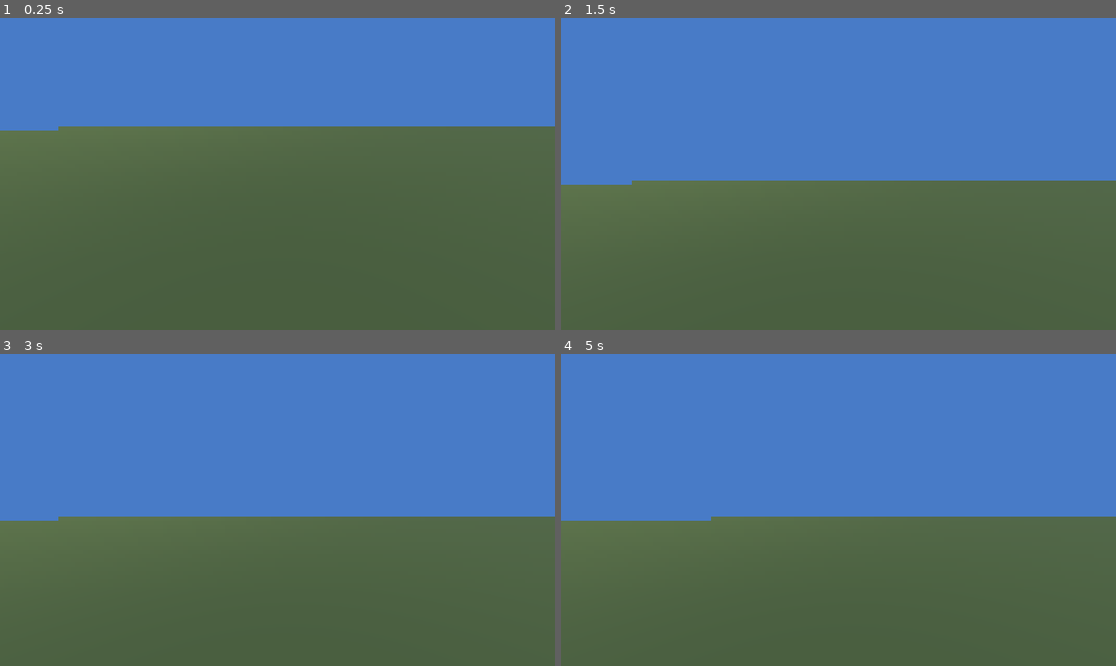
Above: before the commit, frames 1-4 (two rows, left to right).
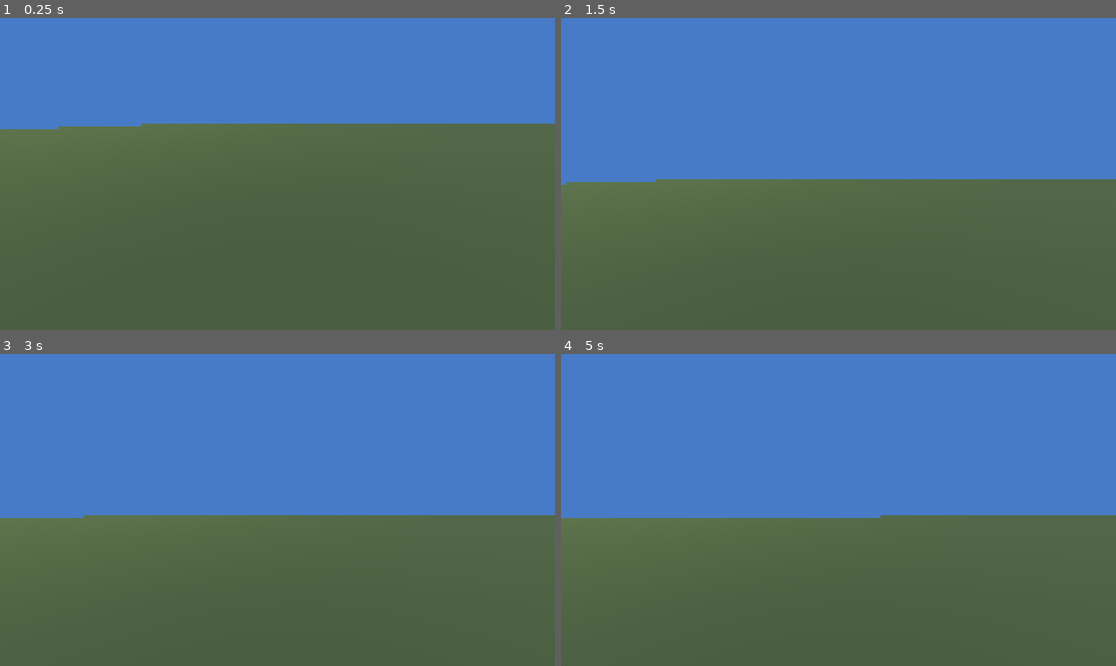
Above: after the commit, the same moments.

Repository: SorrenM/Git_Test
Game: Godot game, scene res://Main.tscn
The game is run twice, just before and just after one commit, with the same random seed, the same clock (stepped at 60 frames per second) and the same inputs.
Inputs:
- Up to frame 1 (0.25 s): no input
- Up to frame 2 (1.5 s): tap Enter (ui_accept) at 0.5, 0.77 s; hold Right (ui_right) 0.53-1.28 s; tap S (look_down) at 0.6 s; hold Down (ui_down) from 1.28 s (still down); tap W (look_up) at 1.35 s
- Up to frame 3 (3 s): tap Enter (ui_accept) at 1.52, 2 s; release Down (ui_down) at 2.03 s; hold Right (ui_right) 2.03-2.78 s; tap S (look_down) at 2.1 s; hold Up (ui_up) from 2.78 s (still down); tap W (look_up) at 2.85 s
- Up to frame 4 (5 s): tap Enter (ui_accept) at 3.02, 3.5, 3.77, 4.52 s; release Up (ui_up) at 3.53 s; hold Left (ui_left) from 3.53 s (still down); tap S (look_down) at 3.6 s; tap W (look_up) at 4.35 s

The runs differ from the first frame. In frame 1, 0.7% of the frame differs, in the area x 0-100%, y 33-37%; in frame 2, 0.5%; in frame 3, 0.5%; in frame 4, 0.6%.

Commit message:
Reduced pixelation a bit and made default window 1920 x 1080

Diff:
--- a/environment_01.tscn
+++ b/environment_01.tscn
@@ -13,7 +13,7 @@
 [sub_resource type="ShaderMaterial" id="ShaderMaterial_jjogm"]
 render_priority = 0
 shader = ExtResource("1_keagx")
-shader_parameter/pixel_size = 6.0
+shader_parameter/pixel_size = 4.0
 
 [sub_resource type="QuadMesh" id="QuadMesh_48q7v"]
 material = SubResource("ShaderMaterial_jjogm")
--- a/project.godot
+++ b/project.godot
@@ -14,6 +14,11 @@
 run/main_scene="uid://c8frtichxveab"
 config/features=PackedStringArray("4.6", "Forward Plus")
 config/icon="res://icon.svg"
+
+[display]
+
+window/size/viewport_width=1920
+window/size/viewport_height=1080
 
 [input]
 
